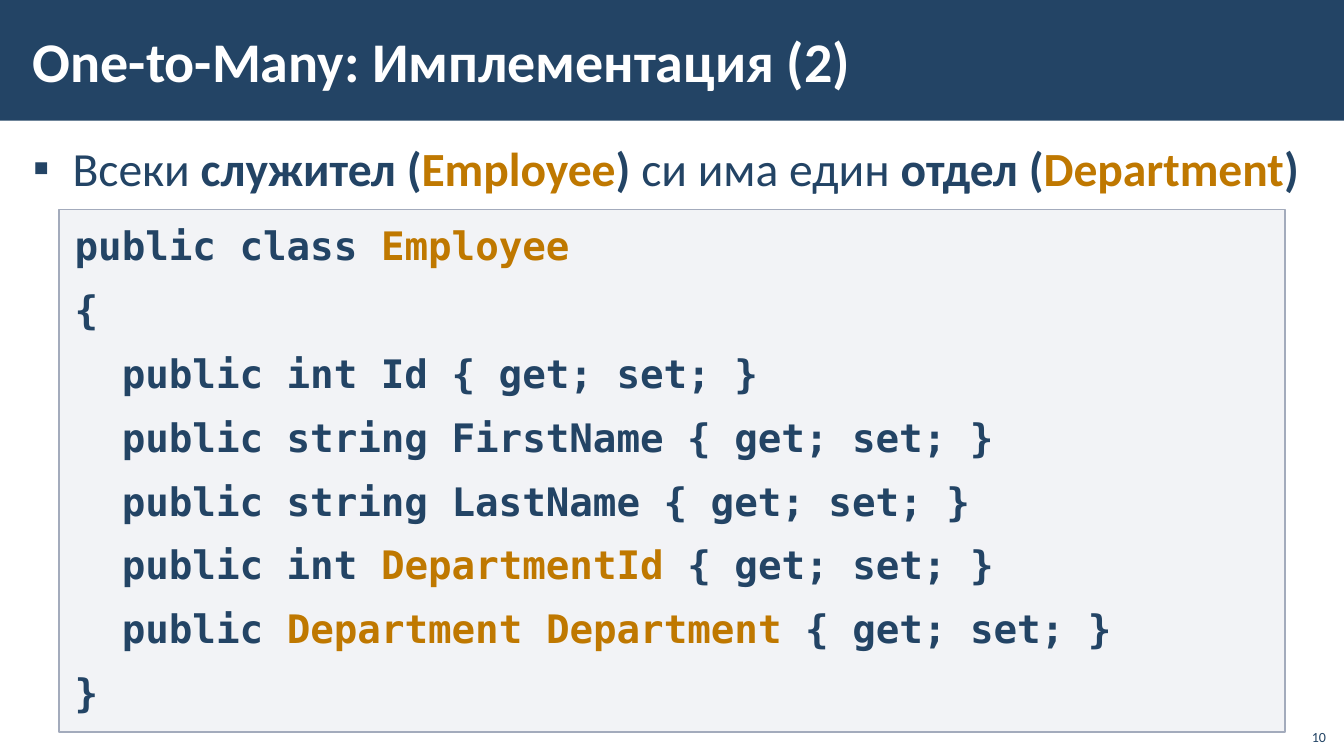
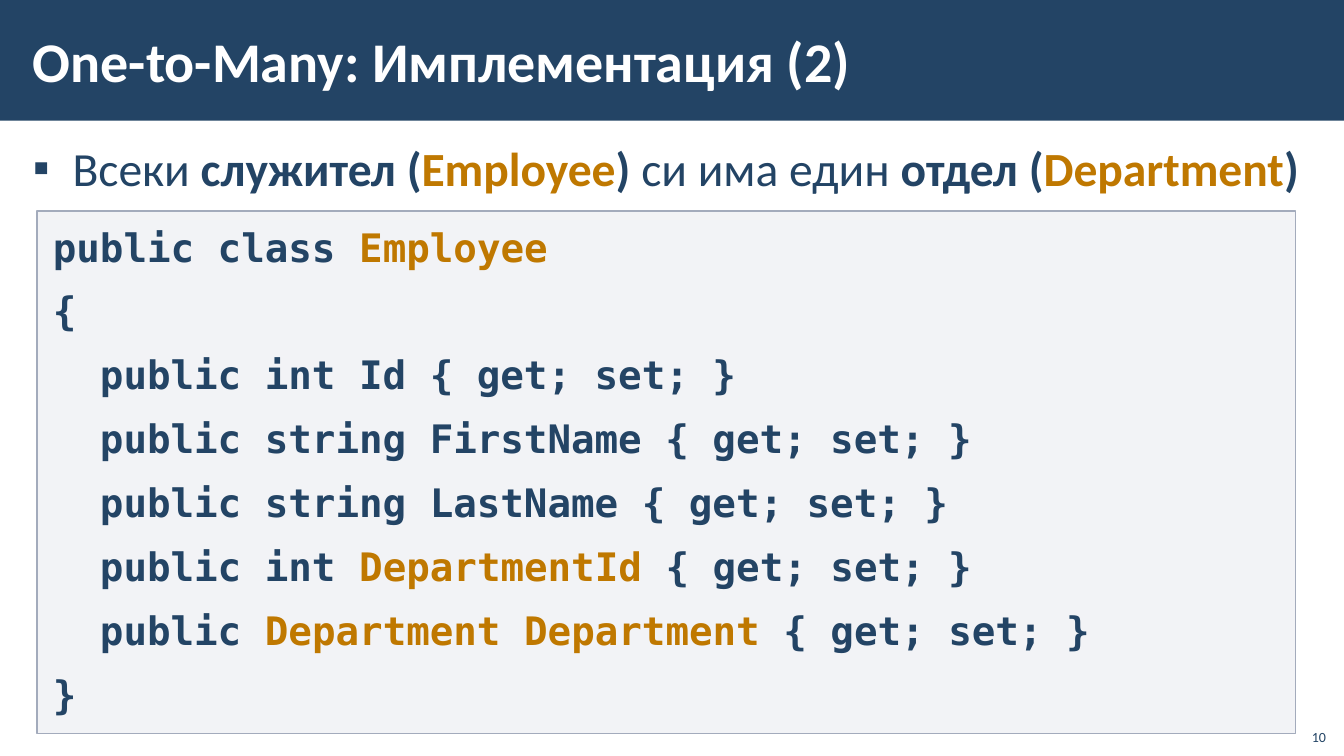
Before and after one commit to BG-IT-Edu/School-Programming, a slide deck: slide 10 of Courses/Software-Sciences/Module-4-Information-Systems-New/08-Navigation-between-Tables/08-Navigation-between-Tables.pptx. Drawn at 1344x756 pixels with LibreOffice and Linux fonts; fonts in the diff are those of the drawing; background and template pictures are left out. Boxes give left, top, right and bottom in pixels: in the first picture for what was removed or moved away, otherwise in the second. Text is boxed around its words. In the diff, an @@ line names an element or a change of style, - is before the commit and + after.

```diff
--- a/Courses/Software-Sciences/Module-4-Information-Systems-New/08-Navigation-between-Tables/08-Navigation-between-Tables.pptx
+++ b/Courses/Software-Sciences/Module-4-Information-Systems-New/08-Navigation-between-Tables/08-Navigation-between-Tables.pptx
@@ rectangle "public class Employee": place and size @@
-rectangle "public class Employee" at box(58, 210, 1286, 733)
+rectangle "public class Employee" at box(37, 211, 1297, 734)
```
Also in this commit, not shown: 8 other slides changed, 1 slide added.
